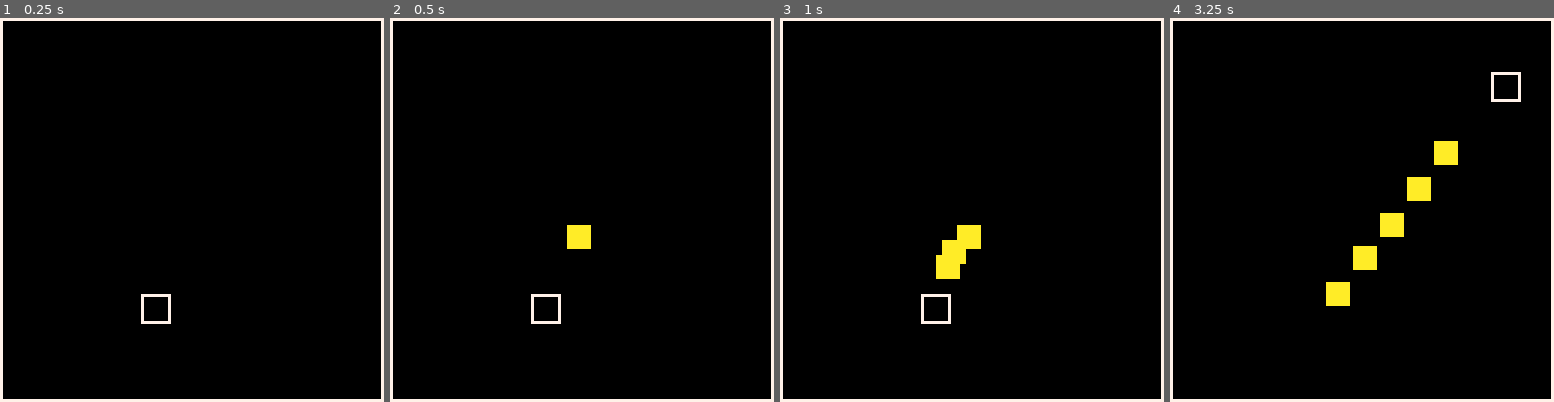
Above: before the commit, frames 1-4 (left to right).
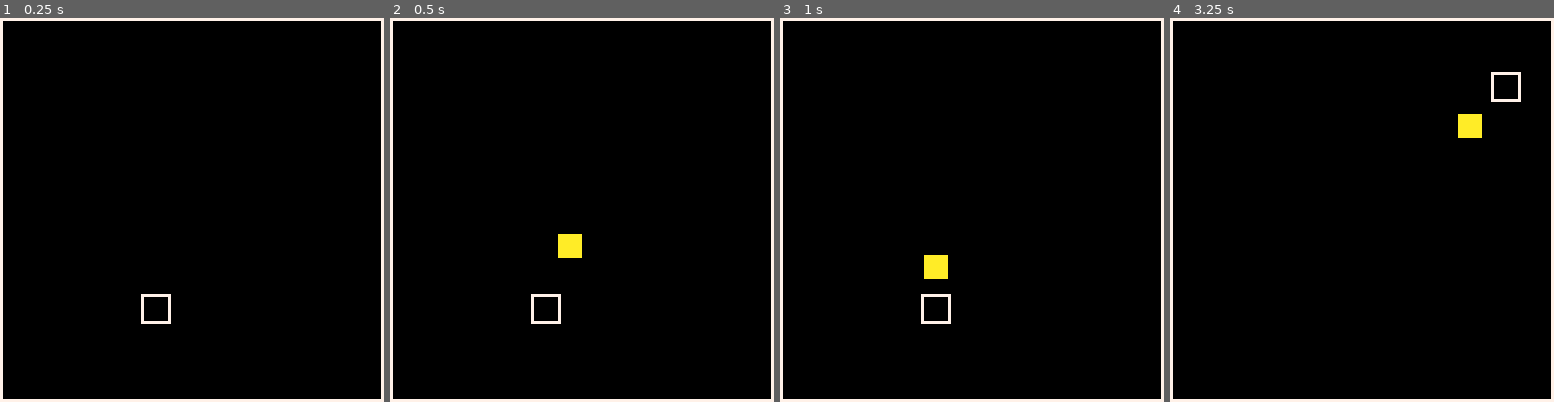
Above: after the commit, the same moments.

Repository: shen-sat/qix
Game: PICO-8 cartridge qix.p8
The game is run twice, just before and just after one commit, with the same random seed, the same clock (stepped at 60 frames per second) and the same inputs.
Inputs:
- Up to frame 1 (0.25 s): no input
- Up to frame 2 (0.5 s): no input
- Up to frame 3 (1 s): no input
- Up to frame 4 (3.25 s): no input

Frame 1 is identical in both runs. In frame 2, 0.5% of the frame differs, in the area x 43-53%, y 53-63%; in frame 3, 1.0%; in frame 4, 2.3%, in the area x 40-82%, y 25-75%.

Commit message:
General refactorings

Diff:
--- a/qix.p8
+++ b/qix.p8
@@ -41,17 +41,13 @@
      spr(step.sprite, step.x, step.y)
     end,
     destination_reached = function(self)
-      -- local left = self.destination.x
-      -- local top = self.destination.y
-      -- local width = self.destination.width
-      -- local height = self.destination.height
       return point_in_rect(self,self.destination)
     end,
     generate_destination = function(self)
       self.destination.x = flr(rnd(108) + 10)
       self.destination.y = flr(rnd(108) + 10)
-      local x_distance = self.x - self.destination.x
-      local y_distance = self.y - self.destination.y
+      local x_distance = center_of(self).x - center_of(self.destination).x
+      local y_distance = center_of(self).y - center_of(self.destination).y
 
       if x_distance < 1 then x_distance = x_distance * -1 end
       if y_distance < 1 then y_distance = y_distance * -1 end
@@ -63,15 +59,15 @@
       if self:destination_reached() then
         self:generate_destination()
       else
-        if (self.x + self.width/2) >= (self.destination.x + self.destination.width) then self.x -= self.x_speed end
-        if (self.x + self.width/2) <= self.destination.x then self.x += self.x_speed end
-        if (self.y + self.height/2) >= (self.destination.y + self.destination.height) then self.y -= self.y_speed end
-        if (self.y + self.height/2) <= self.destination.y then self.y += self.y_speed end
+        if center_of(self).x >= center_of(self.destination).x then self.x -= self.x_speed end
+        if center_of(self).x <= center_of(self.destination).x then self.x += self.x_speed end
+        if center_of(self).y >= center_of(self.destination).y then self.y -= self.y_speed end
+        if center_of(self).y <= center_of(self.destination).y then self.y += self.y_speed end
       end
     end,
     manage_move_history = function(self)
      if frame_counter % 10 == 0 then
-       local step = { x=self.x, y=self.y, width=self.width, height=self.height, sprite=self.sprite }
+       local step = self
        add(self.move_history, step)
      end
      if #self.move_history > 5 then del(self.move_history, self.move_history[1]) end
@@ -99,6 +95,10 @@
 
 end
 
+function center_of(obj)
+ return { x = obj.x + (obj.width/2), y = obj.y + (obj.height/2) }
+end
+
 function point_in_rect(point_obj, rect_obj)
   -- x,y,left,top,width,height
   local x = point_obj.x + (point_obj.width/2)
